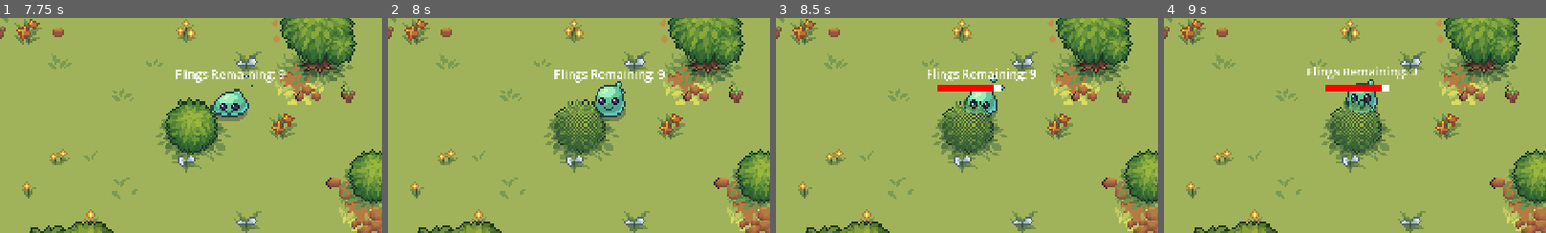
Above: before the commit, frames 1-4 (left to right).
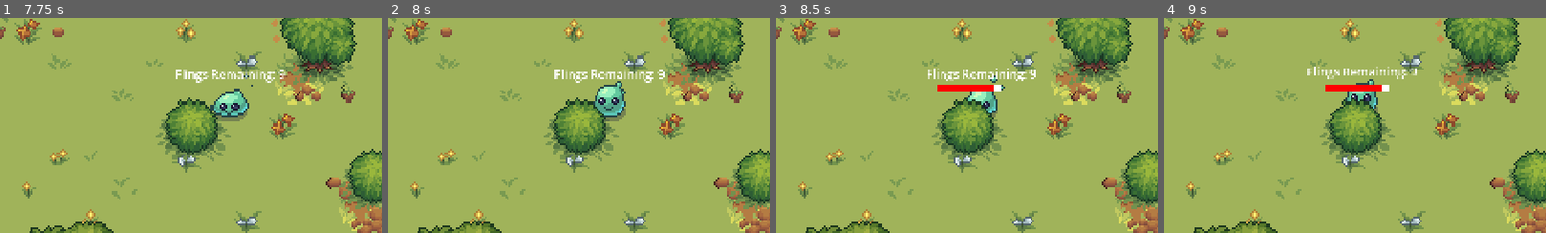
Above: after the commit, the same moments.

Repository: Auseawesome/HavenBounceBack
Game: Godot game, scene res://main.tscn
The game is run twice, just before and just after one commit, with the same random seed, the same clock (stepped at 60 frames per second) and the same inputs.
Inputs (mouse positions are % of the whole screen's width and height, from its top left):
- Up to frame 1 (7.75 s): click "Play Game!" at 0.5 s; click "Enter Level" at 1.25 s; move the mouse to (72, 45) at 2.02 s; click (72, 45) at 2.17 s; drag from (30, 55) to (23, 92) at 2.77 s; move the mouse to (60, 28) at 3.52 s; click (60, 28) at 3.67 s; drag from (45, 70) to (87, 92) at 4.27 s; move the mouse to (80, 65) at 5.02 s; click (80, 65) at 5.17 s; drag from (20, 35) to (57, 32) at 5.77 s; move the mouse to (55, 50) at 6.52 s; click (55, 50) at 6.67 s; drag from (35, 25) to (72, 20) at 7.27 s
- Up to frame 2 (8 s): no input
- Up to frame 3 (8.5 s): move the mouse to (72, 45) at 8.02 s; click (72, 45) at 8.17 s
- Up to frame 4 (9 s): drag from (30, 55) to (12, 10) at 8.77 s
The pictures show only the part of the screen within x 15-65%, y 30-80%; the shares and areas given below are measured in that part.

Frame 1 is identical in both runs. In frame 2, 1.1% of the frame differs, in the area x 43-57%, y 36-64%; in frame 3, 1.1%; in frame 4, 1.1%.

Commit message:
Fixed bush being obscuring

Diff:
--- a/obstacles/foliage/bush.tscn
+++ b/obstacles/foliage/bush.tscn
@@ -1,16 +1,12 @@
 [gd_scene format=3 uid="uid://by6j7uop2v0se"]
 
-[ext_resource type="PackedScene" uid="uid://cq3xw71ad805i" path="res://obstacles/obscuring_obstacle_base.tscn" id="1_8p6xh"]
+[ext_resource type="PackedScene" uid="uid://bqihy530r71g4" path="res://obstacles/obstacle_base.tscn" id="1_8p6xh"]
 [ext_resource type="Texture2D" uid="uid://7uj2bleuxpj5" path="res://sprites/obstacles/bush.png" id="2_tvseq"]
 [ext_resource type="Texture2D" uid="uid://bct6cfwbl542r" path="res://sprites/obstacles/bush_deco.png" id="3_8fdgp"]
 
 [sub_resource type="CapsuleShape2D" id="CapsuleShape2D_p7dgv"]
 radius = 9.0
 height = 24.0
-
-[sub_resource type="CircleShape2D" id="CircleShape2D_u2qxv"]
-radius = 12.0
-
 [node name="Bush" unique_id=841894801 instance=ExtResource("1_8p6xh")]
 max_health = 20
 points = 5
@@ -33,7 +29,3 @@
 [node name="HealthBar" parent="." index="4" unique_id=1951282074]
 offset_top = -25.0
 offset_bottom = 7.0
-
-[node name="CollisionShape2D" parent="ObscuredArea" parent_id_path=PackedInt32Array(322378701) index="0" unique_id=360312612]
-position = Vector2(0, -5)
-shape = SubResource("CircleShape2D_u2qxv")
